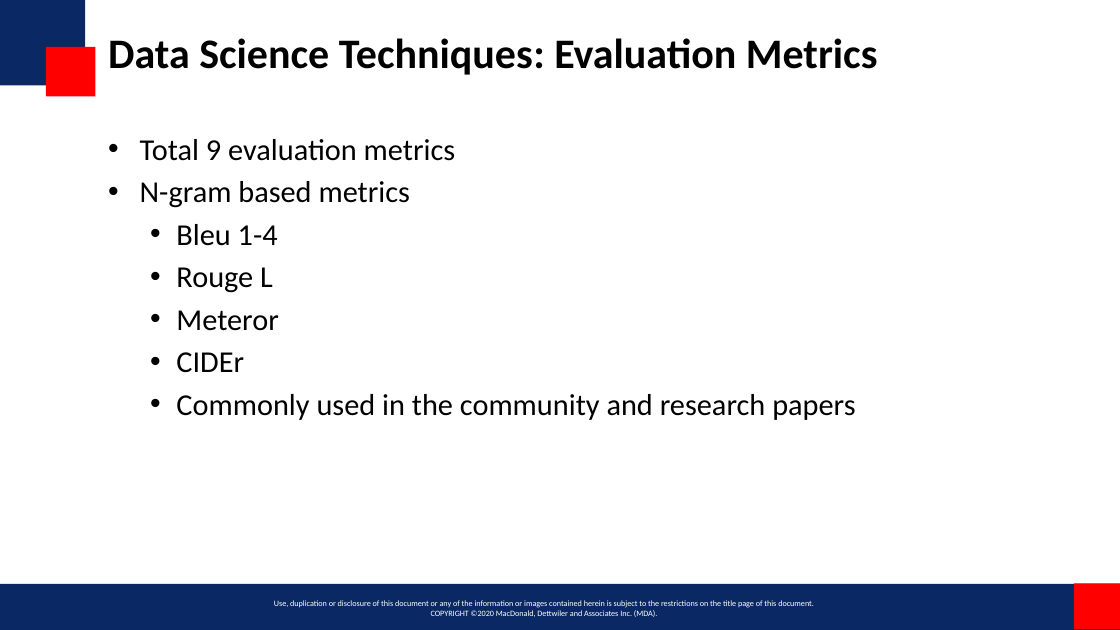
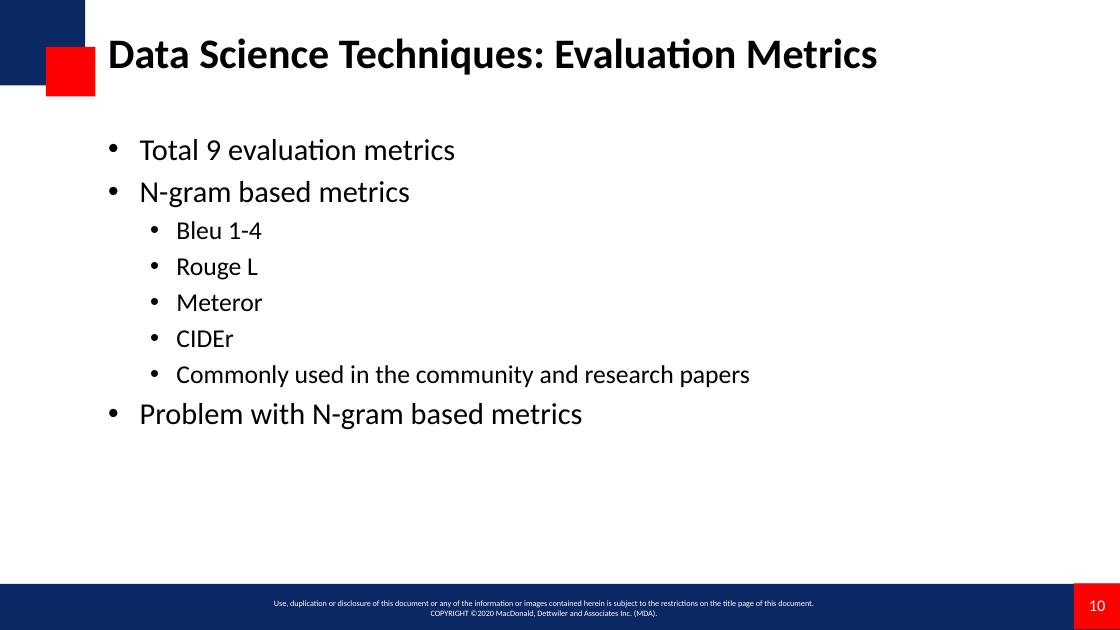
Before and after one commit to miketianchen/MDA_image_captioning, a slide deck: slide 10 of docs/final_presentation.pptx. Drawn at 1120x630 pixels with LibreOffice and Linux fonts; fonts in the diff are those of the drawing; background and template pictures are left out. Boxes give left, top, right and bottom in pixels: in the first picture for what was removed or moved away, otherwise in the second. Text is boxed around its words. In the diff, an @@ line names an element or a change of style, - is before the commit and + after.

```diff
--- a/docs/final_presentation.pptx
+++ b/docs/final_presentation.pptx
@@ text at bbox=[176, 221, 750, 387]: size 26 to 22 pt in "Bleu 1-4", "Rouge L", "Meteror", "CIDEr" and 1 more places @@
@@ text at bbox=[140, 403, 583, 430]: paragraph added @@
+• Problem with N-gram based metrics
@@ page number added at bbox=[1089, 600, 1106, 611], 14 pt, text #FFFFFF @@
+10
```
Also in this commit, not shown: 25 other slides changed, 1 slide added.
